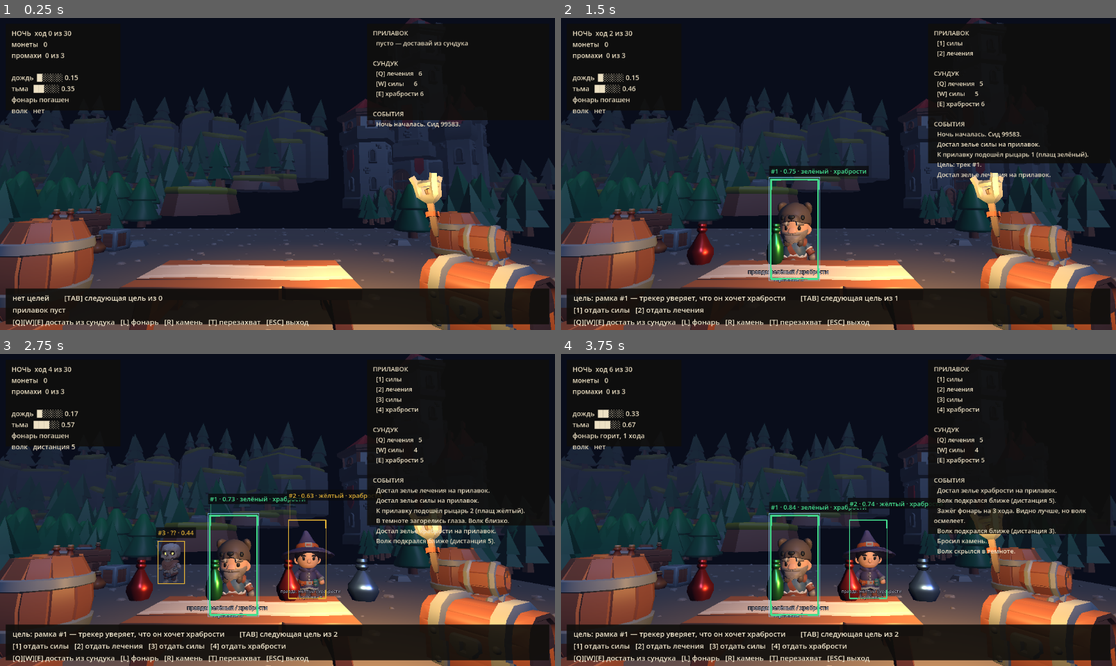
Above: before the commit, frames 1-4 (two rows, left to right).
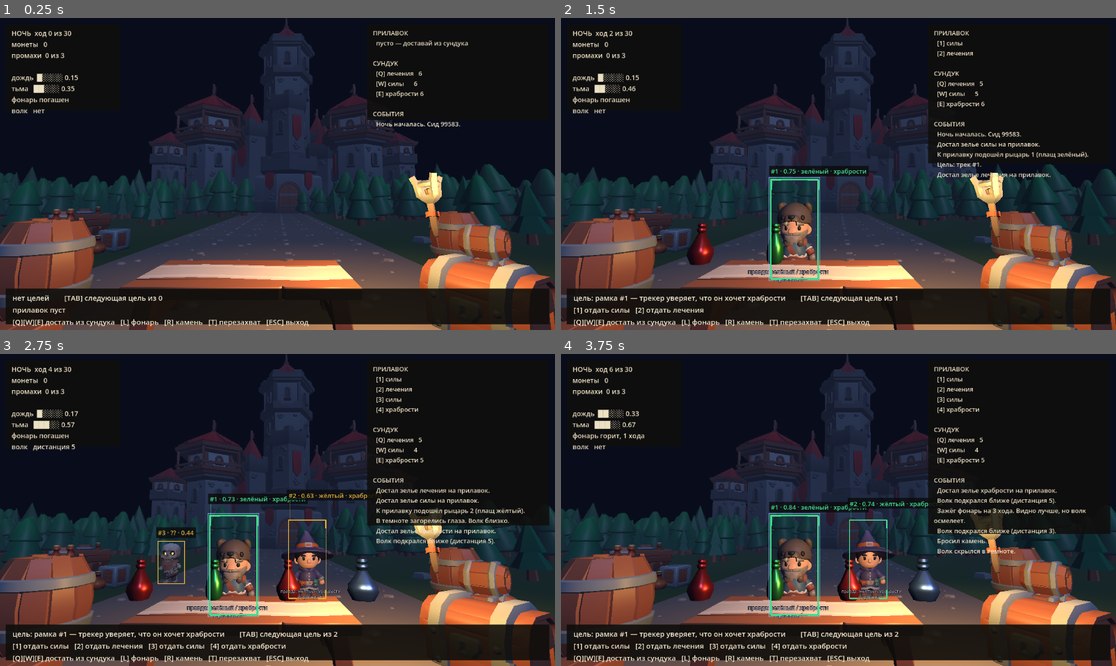
Above: after the commit, the same moments.

Repository: Azidaan/FlyNight
Game: Godot game, scene res://src/view/main.tscn
The game is run twice, just before and just after one commit, with the same random seed, the same clock (stepped at 60 frames per second) and the same inputs.
Inputs:
- Up to frame 1 (0.25 s): no input
- Up to frame 2 (1.5 s): tap Enter at 0.5 s; hold W 0.53-1.28 s; tap Tab at 0.6 s; tap Space at 0.77 s; tap Q at 1.35 s
- Up to frame 3 (2.75 s): tap Space at 1.52, 2 s; hold W from 2.03 s (still down); tap E at 2.1 s
- Up to frame 4 (3.75 s): tap L at 2.85 s; tap Space at 3.02 s; release W at 3.53 s; tap R at 3.6 s

The runs differ from the first frame. In frame 1, 19% of the frame differs, in the area x 0-100%, y 0-85%; in frame 2, 17%; in frame 3, 15%; in frame 4, 15%.

Commit message:
feat: Элвиннский лес - дорога к воротам замка, густой ельник
По референсу из Warcraft вместо прежней композиции с грядами.

- горы убраны совсем: в референсе горизонт закрывает лес, а не хребты
- появилась травяная земля и грунтовая дорога, уходящая к воротам
- замок нависает в створе дороги (масштаб 13 вместо 9) с башнями
  по бокам, а не маячит точкой на горизонте
- лес рассыпан процедурно от фиксированного сида: 150 деревьев
  по сторонам дороги плюс сплошная стена на горизонте, чтобы
  за замком не зияла пустота

Co-Authored-By: Claude Fable 5 <noreply@anthropic.com>

Diff:
--- a/src/view/scene_builder.gd
+++ b/src/view/scene_builder.gd
@@ -50,66 +50,76 @@
 
 const WOLF_LANE_X := -5.0
 
+## Дорога идёт по x около нуля вглубь, к воротам замка. Лавка стоит
+## на обочине, покупатели подходят по дороге.
+const ROAD_HALF_WIDTH := 7.0
+const ROAD_FAR := -52.0
+
 static func build(root: Node3D) -> void:
 	_ground(root)
+	_road(root)
 	_castle(root)
-	_ridges(root)
 	_forest(root)
 	_counter(root)
 	_dressing(root)
 
 static func _ground(root: Node3D) -> void:
-	for ix in range(-3, 4):
-		for iz in range(-4, 2):
+	var plane := MeshInstance3D.new()
+	var mesh := PlaneMesh.new()
+	mesh.size = Vector2(260.0, 260.0)
+	plane.mesh = mesh
+	plane.position = Vector3(0.0, -0.05, -60.0)
+	var mat := StandardMaterial3D.new()
+	mat.albedo_color = Color(0.20, 0.31, 0.15)
+	mat.roughness = 1.0
+	plane.material_override = mat
+	root.add_child(plane)
+
+static func _road(root: Node3D) -> void:
+	for iz in range(-13, 3):
+		for ix in range(-1, 2):
 			_put(root, FLOOR, Vector3(ix * TILE, 0.0, iz * TILE))
 
 ## Замок справа, как на наброске. Отодвинут и укрупнён: в родном масштабе
 ## гекс-пака он был бы по пояс покупателю.
 static func _castle(root: Node3D) -> void:
-	_put(root, CASTLE, Vector3(26.0, 3.0, -40.0), -PI * 0.28, 9.0)
-	_put(root, TOWER_A, Vector3(13.0, 1.5, -30.0), 0.4, 7.0)
-	_put(root, TOWER_B, Vector3(40.0, 4.0, -54.0), -0.2, 8.0)
-	_put(root, TOWER_A, Vector3(21.0, 5.0, -62.0), 0.9, 6.5)
+	# Замок стоит воротами в створе дороги и должен нависать, а не маячить
+	# точкой на горизонте — как врата Штормграда в референсе.
+	_put(root, CASTLE, Vector3(3.0, 0.0, ROAD_FAR - 8.0), 0.0, 13.0)
+	_put(root, TOWER_B, Vector3(-13.0, 0.0, ROAD_FAR + 4.0), 0.0, 11.0)
+	_put(root, TOWER_B, Vector3(17.0, 0.0, ROAD_FAR + 4.0), 0.0, 11.0)
+	_put(root, TOWER_A, Vector3(-26.0, 0.0, ROAD_FAR - 6.0), 0.3, 9.0)
+	_put(root, TOWER_A, Vector3(30.0, 0.0, ROAD_FAR - 6.0), -0.3, 9.0)
 
-## Три гряды, уходящие влево и вдаль — зелёная, синяя, фиолетовая с наброска.
-## Дальние тонут в тумане сами, отдельного осветления не требуется.
-static func _ridges(root: Node3D) -> void:
-	# Ярусы поднимаются по Y: без этого гряды сливались в одну плоскую полосу,
-	# а на наброске они отчётливо стоят друг над другом.
-	for i in range(7):
-		_put(root, HILLS_NEAR, Vector3(-10.0 - i * 12.0, 1.0, -26.0 - i * 2.0),
-			i * 0.7, 7.0)
-	for i in range(7):
-		_put(root, HILLS_MID, Vector3(-2.0 - i * 15.0, 4.5, -48.0 - i * 3.0),
-			i * 1.1, 10.0)
-	for i in range(6):
-		_put(root, MOUNTAIN_A if i % 2 == 0 else MOUNTAIN_C,
-			Vector3(2.0 - i * 22.0, 9.0, -78.0 - i * 4.0), i * 0.5, 15.0)
-	for i in range(3):
-		_put(root, HILLS_FAR, Vector3(34.0 + i * 20.0, 3.0, -60.0 - i * 6.0),
-			i * 0.8, 10.0)
+## Густой лес по обе стороны дороги. Гор нет намеренно: в референсе
+## (Элвиннский лес) горизонт закрывает именно лес, а не хребты.
+static func _forest(root: Node3D) -> void:
+	var rng := RandomNumberGenerator.new()
+	rng.seed = 20260725   # сцена должна быть одинаковой при каждом запуске
 
-## Лес среднего плана: кромка, из которой выходит нежить.
-static func _forest(root: Node3D) -> void:
-	# Лес разведён по краям: сплошной стеной он закрывал гряды,
-	# и глубина, ради которой всё затевалось, пропадала.
-	var spots := [
-		Vector3(-17.0, 0.0, -13.0), Vector3(-23.0, 0.0, -18.0),
-		Vector3(-29.0, 0.0, -13.0), Vector3(-21.0, 0.0, -24.0),
-		Vector3(-33.0, 0.0, -21.0), Vector3(-15.0, 0.0, -20.0),
-		Vector3(17.0, 0.0, -16.0), Vector3(23.0, 0.0, -22.0),
-		Vector3(14.0, 0.0, -24.0),
-	]
-	var kinds := [TREES_A_LARGE, TREES_B_LARGE, TREES_A_MED, TREES_B_MED]
-	for i in range(spots.size()):
-		_put(root, kinds[i % kinds.size()], spots[i], float(i) * 0.9, 4.5)
+	var groves := [TREES_A_LARGE, TREES_B_LARGE, TREES_A_MED, TREES_B_MED]
+	var singles := [TREE_A, TREE_B]
 
-	# одиночные деревья ближе, чтобы кромка не обрывалась стеной
-	for spot in [Vector3(-9.5, 0.0, -10.5), Vector3(-13.5, 0.0, -8.0),
-			Vector3(9.5, 0.0, -12.0)]:
-		_put(root, TREE_A if spot.x < 0.0 else TREE_B, spot, spot.z, 3.2)
+	for i in range(150):
+		var z := rng.randf_range(6.0, ROAD_FAR - 26.0)
+		var x: float = ROAD_HALF_WIDTH + rng.randf_range(1.0, 48.0)
+		if rng.randf() < 0.5:
+			x = -x
 
-	for spot in [Vector3(-7.0, 0.0, -9.0), Vector3(7.5, 0.0, -9.5)]:
+		var far := z < -26.0
+		var scene: PackedScene = groves[rng.randi() % groves.size()] if far \
+			else singles[rng.randi() % singles.size()]
+		var factor := rng.randf_range(4.5, 7.0) if far else rng.randf_range(3.0, 4.4)
+		_put(root, scene, Vector3(x, 0.0, z), rng.randf() * TAU, factor)
+
+	# сплошная стена леса на горизонте, чтобы за замком не зияла пустота
+	for i in range(46):
+		_put(root, groves[i % groves.size()],
+			Vector3(-112.0 + i * 5.0, 0.0, ROAD_FAR - 30.0 + rng.randf_range(-7.0, 7.0)),
+			rng.randf() * TAU, rng.randf_range(6.0, 8.5))
+
+	for spot in [Vector3(-8.6, 0.0, -9.0), Vector3(9.2, 0.0, -10.5),
+			Vector3(-10.4, 0.0, -2.0)]:
 		_put(root, ROCK_A, spot, spot.x, 4.0)
 
 static func _counter(root: Node3D) -> void:
